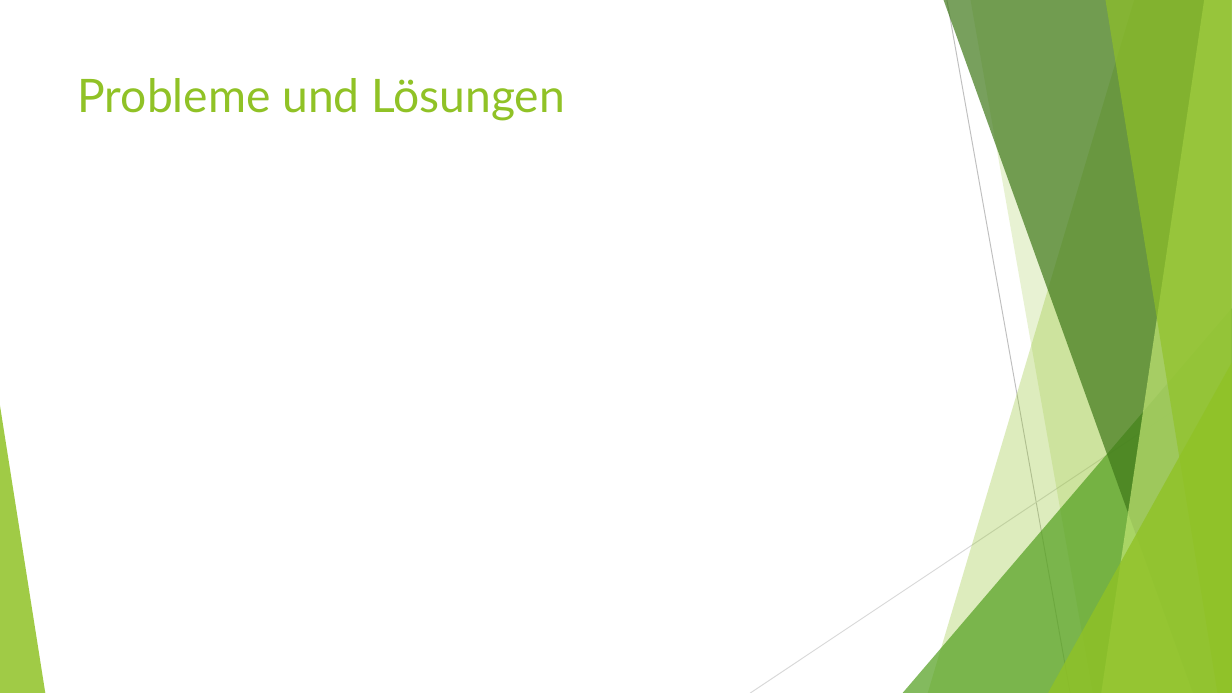
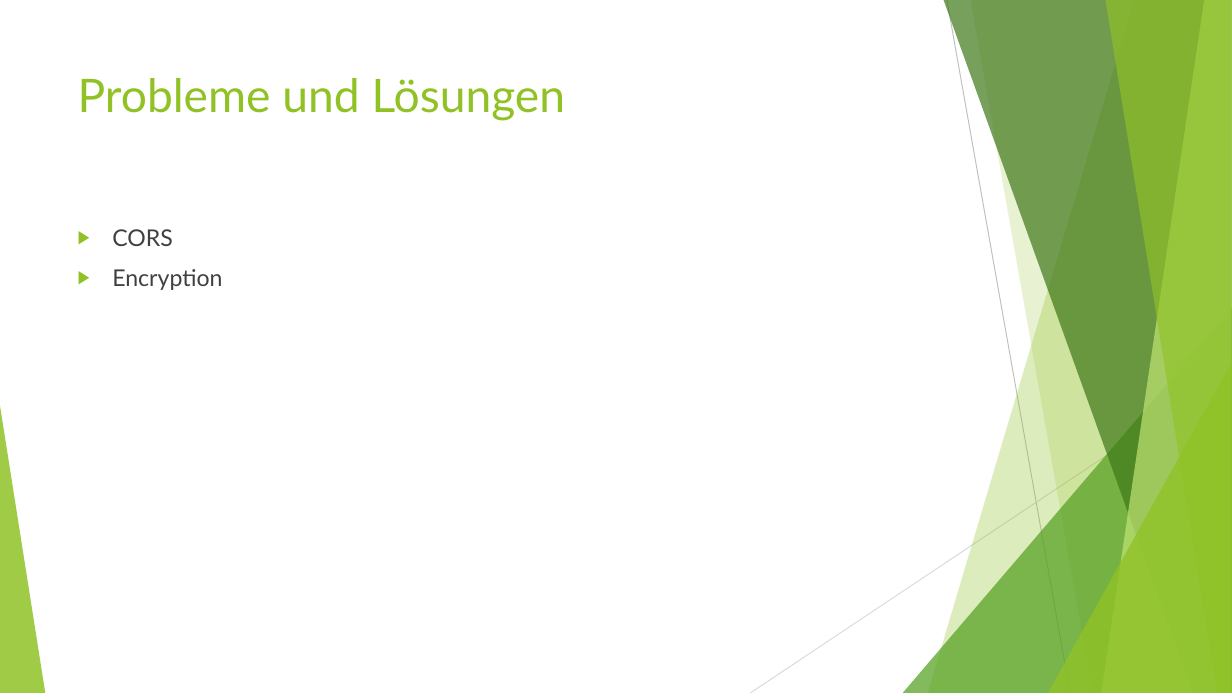
Before and after one commit to NebelNite/Passwortmanager, a slide deck: slide 23 of Passwortmanager.pptx. Drawn at 1232x693 pixels with LibreOffice and Linux fonts; fonts in the diff are those of the drawing. Boxes give left, top, right and bottom in pixels: in the first picture for what was removed or moved away, otherwise in the second. Text is boxed around its words. In the diff, an @@ line names an element or a change of style, - is before the commit and + after.

```diff
--- a/Passwortmanager.pptx
+++ b/Passwortmanager.pptx
@@ text added at (112,229,222,290), 18 pt, text #404040 @@
+▶ CORS
+▶ Encryption
```
Also in this commit, not shown: 8 other files.
